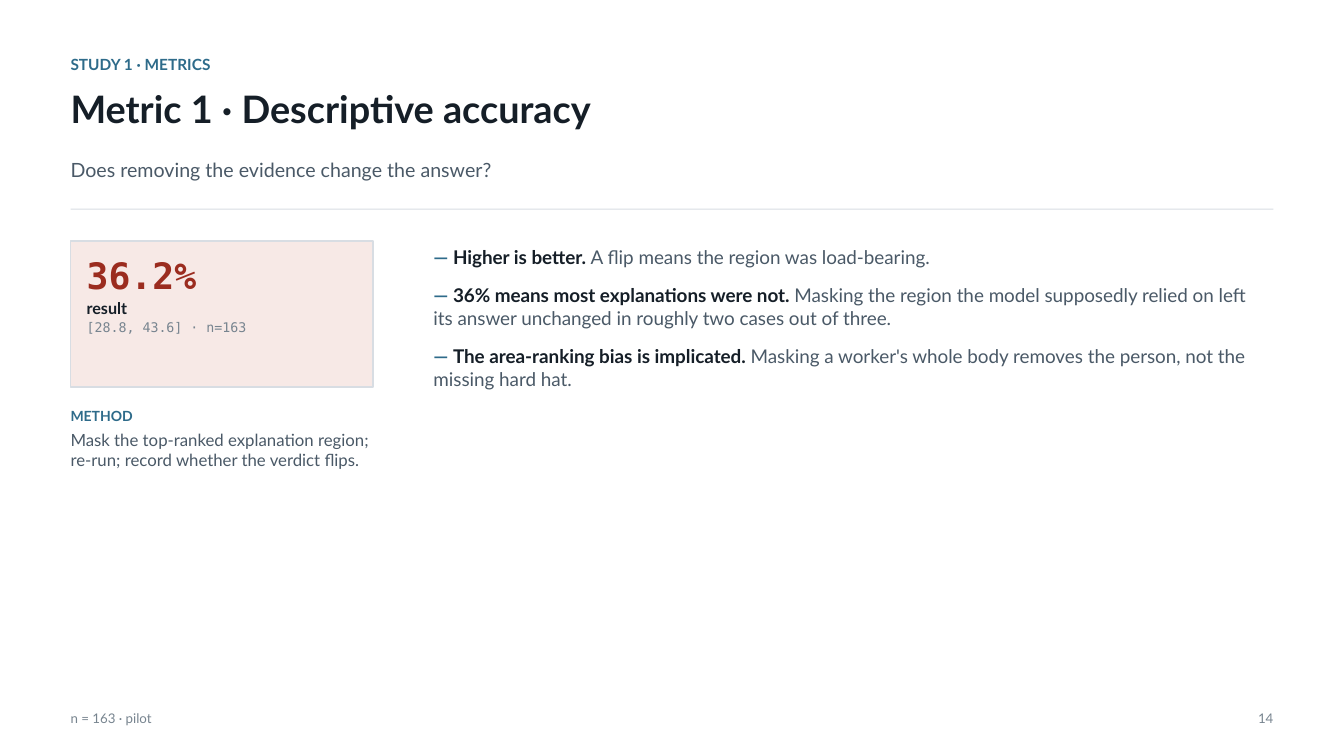
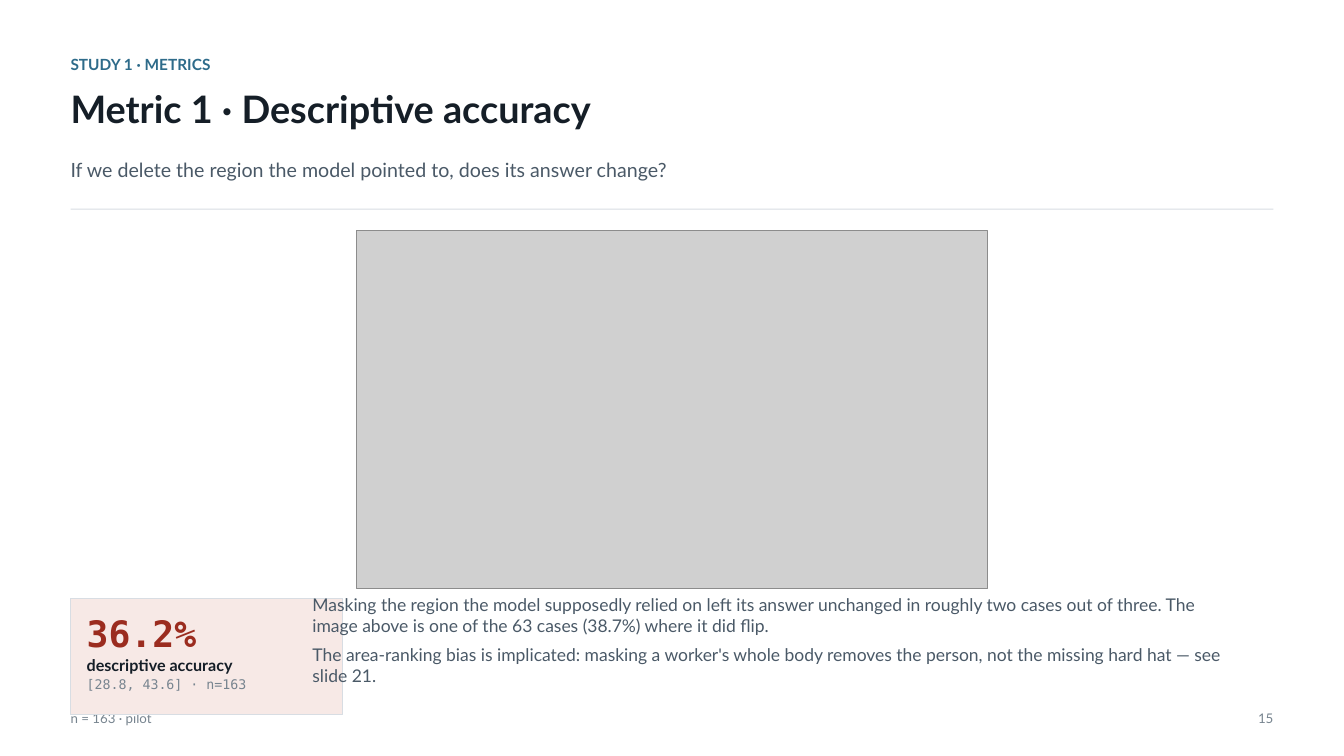
Before and after one commit to kamrul28890/Explainable-AI-for-CM, a slide deck: slide 15 of deck/Construction-VLM-XAI.pptx (slide 14 before the commit). Drawn at 1344x756 pixels with LibreOffice and Linux fonts; fonts in the diff are those of the drawing; grey boxes stand for pictures. Boxes give left, top, right and bottom in pixels: in the first picture for what was removed or moved away, otherwise in the second. Text is boxed around its words. In the diff, an @@ line names an element or a change of style, - is before the commit and + after.

```diff
--- a/deck/Construction-VLM-XAI.pptx
+++ b/deck/Construction-VLM-XAI.pptx
@@ text at [71, 162, 667, 181]: text changed @@
-Does removing the evidence change the answer?
+If we delete the region the model pointed to, does its answer change?
@@ picture added at [356, 231, 988, 589] @@
@@ text removed at [71, 410, 369, 469] @@
-METHOD
-Mask the top-ranked explanation region; re-run; record whether the verdict flips.
@@ rectangle: place and size @@
-rectangle at [71, 241, 373, 387]
+rectangle at [71, 599, 343, 715]
@@ text at [312, 598, 1220, 683]: text changed; size 13.5 to 12.5 pt @@
-— Higher is better. A flip means the region was load-bearing.
-— 36% means most explanations were not. Masking the region the model supposedly relied on left its answer unchanged in roughly two cases out of three.
-— The area-ranking bias is implicated. Masking a worker's whole body removes the person, not the missing hard hat.
+Masking the region the model supposedly relied on left its answer unchanged in roughly two cases out of three. The image above is one of the 63 cases (38.7%) where it did flip.
+The area-ranking bias is implicated: masking a worker's whole body removes the person, not the missing hard hat — see slide 21.
@@ text "36.2%": place and size @@
-text "36.2%" at [87, 262, 246, 334]
+text "36.2%" at [87, 620, 246, 691]
@@ text at [87, 659, 233, 674]: text changed @@
-result
+descriptive accuracy
@@ text at [1258, 713, 1273, 723]: text changed @@
-14
+15
```
Also in this commit, not shown: 32 other slides changed, 4 slides added, 10 other files.
